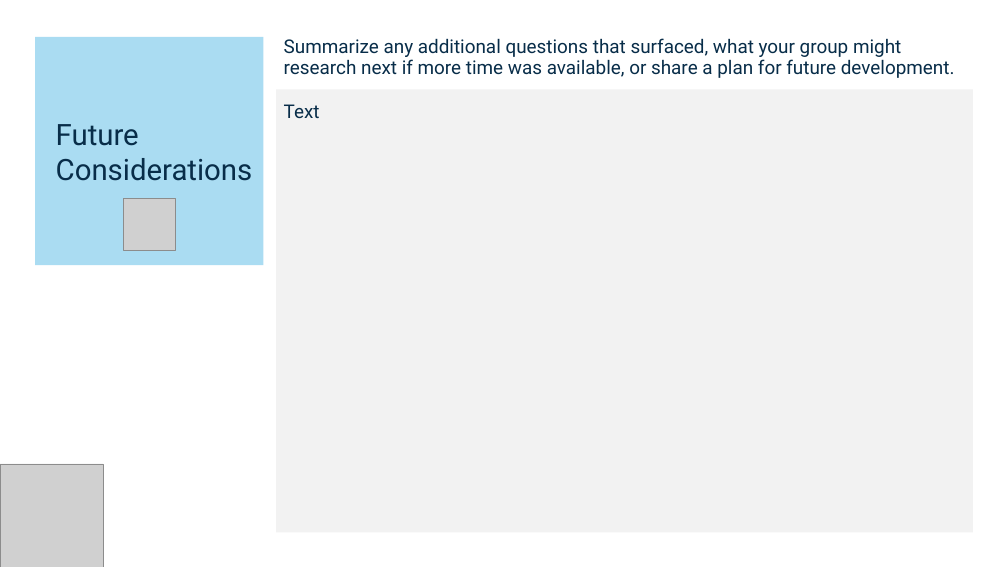
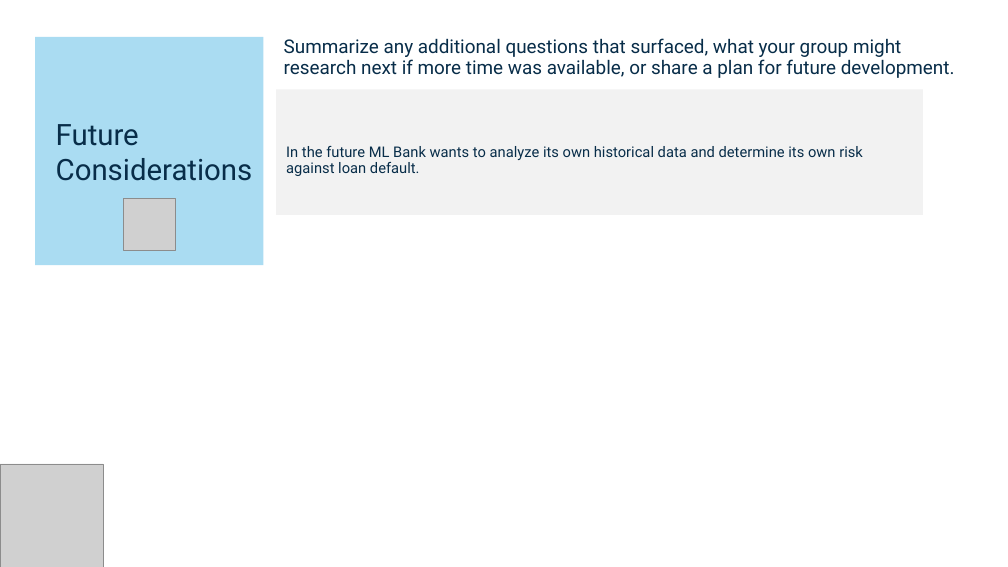
Before and after one commit to Pete1001/ML-Bank, a slide deck: slide 14 of Resources/ML-Bank.pptx (slide 11 before the commit). Drawn at 1008x567 pixels with LibreOffice and Linux fonts; fonts in the diff are those of the drawing; grey boxes stand for pictures. Boxes give left, top, right and bottom in pixels: in the first picture for what was removed or moved away, otherwise in the second. Text is boxed around its words. In the diff, an @@ line names an element or a change of style, - is before the commit and + after.

```diff
--- a/Resources/ML-Bank.pptx
+++ b/Resources/ML-Bank.pptx
@@ rectangle "In the future ML Bank ...": place and size @@
-rectangle "In the future ML Bank ..." at (276,89,973,532)
+rectangle "In the future ML Bank ..." at (276,89,923,215)
@@ text removed at (284,104,320,118) @@
-Text
@@ text in rectangle at (286,146,863,176): text added @@
+In the future ML Bank wants to analyze its own historical data and determine its own risk against loan default.
```
Also in this commit, not shown: 7 other slides changed, 3 slides added.
